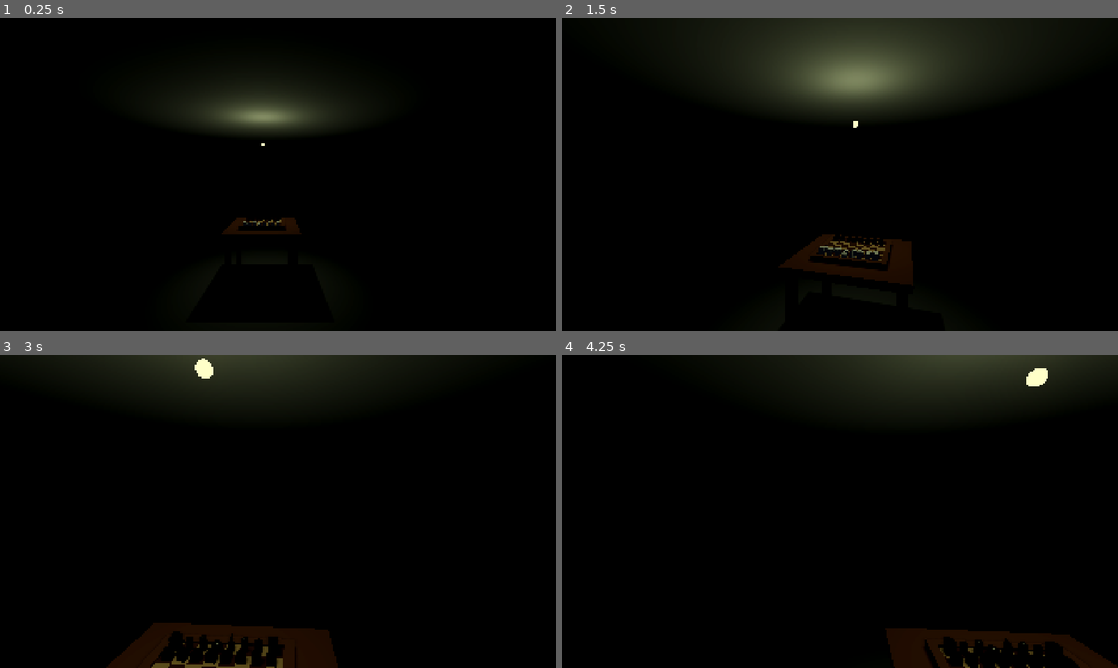
Above: before the commit, frames 1-4 (two rows, left to right).
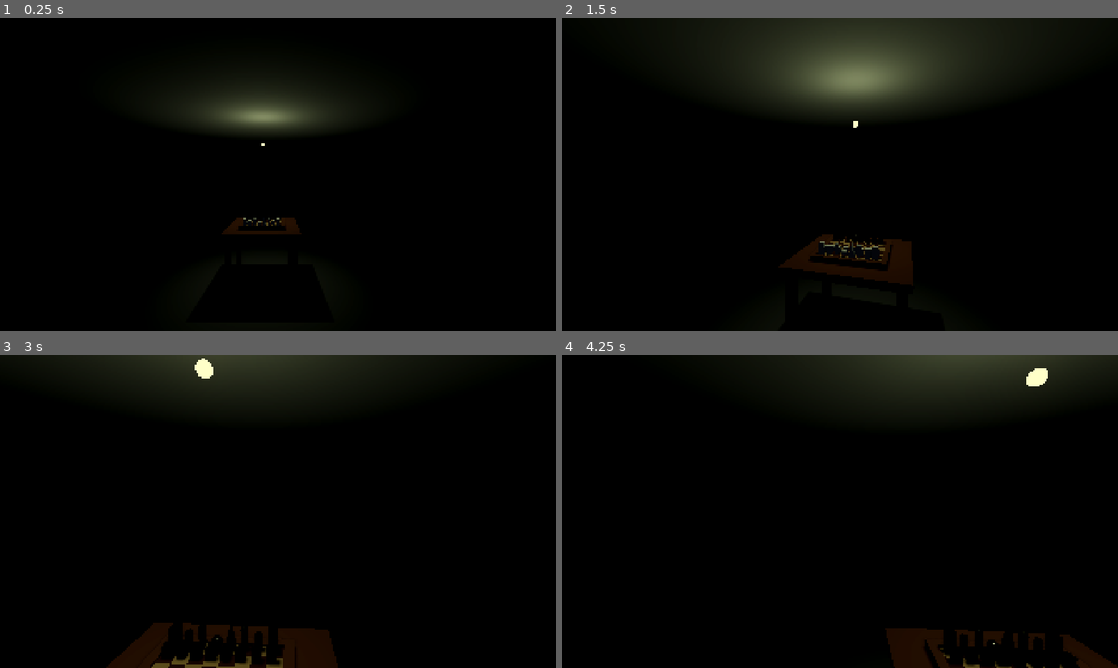
Above: after the commit, the same moments.

Repository: KarpX/zugzwang
Game: Godot game, scene res://scenes/room.tscn
Two runs of this game, one before a commit and one after it. Both use one fixed random seed, a clock stepped at 60 frames per second and the inputs below.
Inputs (mouse positions are in pixels of both pictures, inside the frame that each line leads up to):
- Up to frame 1 (0.25 s): no input
- Up to frame 2 (1.5 s): tap Enter at 0.5 s; move the mouse to (867, 174) at 0.52 s; hold E (Interact) 0.53-1.28 s; hold W (Forward) from 0.53 s (still down); click (867, 174) at 0.67 s; move the mouse to (812, 174) at 1.27 s; tap E (Interact) at 1.35 s
- Up to frame 3 (3 s): keep holding W (Forward); move the mouse to (289, 505) at 2.02 s; hold E (Interact) 2.03-2.78 s; tap Space at 2.75 s; move the mouse to (272, 517) at 2.77 s; tap E (Interact) at 2.85 s; click (272, 517) at 2.92 s
- Up to frame 4 (4.25 s): move the mouse to (1006, 558) at 3.52 s; release W (Forward) at 3.53 s; hold A (Left) from 3.53 s (still down); hold E (Interact) from 3.53 s (still down)

The runs differ from the first frame. In frame 1, less than 0.1% of the frame differs, in the area x 43-51%, y 63-67%; in frame 2, 0.2%; in frame 3, 0.5%; in frame 4, 0.6%, in the area x 68-93%, y 87-100%.

Commit message:
feat: fix chess choose and add door

Diff:
--- a/scenes/room.tscn
+++ b/scenes/room.tscn
@@ -2,6 +2,7 @@
 
 [ext_resource type="ArrayMesh" uid="uid://vby8rcdeokm4" path="res://assets/obj/wall.obj" id="1_ffxv4"]
 [ext_resource type="ArrayMesh" uid="uid://dvckkxtjwhf5y" path="res://assets/obj/floor.obj" id="2_85yof"]
+[ext_resource type="ArrayMesh" uid="uid://bu2hmu1ispov0" path="res://assets/obj/door.obj" id="2_qvc4m"]
 [ext_resource type="Script" uid="uid://civp1exok25hc" path="res://scenes/player.gd" id="3_85yof"]
 [ext_resource type="ArrayMesh" uid="uid://bx4h6i2qwxn85" path="res://assets/obj/table.obj" id="4_14vil"]
 [ext_resource type="AudioStream" uid="uid://cgaxltonkbg6" path="res://assets/sounds/steps.ogg" id="4_jn645"]
@@ -86,6 +87,10 @@
 transform = Transform3D(1, 0, 0, 0, 1, 0, 0, 0, 1, 15.895996, 6.2578735, 40.293243)
 shape = SubResource("BoxShape3D_x5vg1")
 
+[node name="Door" type="MeshInstance3D" parent="walls" unique_id=1853457929]
+transform = Transform3D(0.8, 0, 0, 0, 0.8, 0, 0, 0, 0.8, 16, 0, 0)
+mesh = ExtResource("2_qvc4m")
+
 [node name="floor2" type="MeshInstance3D" parent="." unique_id=96282830]
 transform = Transform3D(5, 0, 0, 0, 1, 0, 0, 0, 6.5, 16, 12.502992, 20)
 mesh = ExtResource("2_85yof")
@@ -147,6 +152,7 @@
 
 [node name="ChessBoard" parent="TableStatic/Table" unique_id=21915507 groups=["chess_board"] instance=ExtResource("5_board")]
 transform = Transform3D(-0.7, 0, -6.119594e-08, 0, 0.7, 0, 6.119594e-08, 0, -0.7, -1.8481598, 5.6, -1.751934)
+black_move_duration = 2.5
 
 [node name="CollisionShape3D" type="CollisionShape3D" parent="TableStatic" unique_id=1298941691]
 transform = Transform3D(1, 0, 0, 0, 1, 0, 0, 0, 1, 16.009525, 2.201233, 20.009485)
--- a/scripts/chess/chess_board_view.gd
+++ b/scripts/chess/chess_board_view.gd
@@ -12,7 +12,18 @@
 const ORIGIN_Z: float = -0.473
 const STEP_X: float = 0.5724
 const STEP_Z: float = -0.5844
-const SURFACE_Y: float = 0.43
+
+@export_group("Параметры доски и высоты")
+## Высота основания фигур над доской (поверхность доски bord.obj = 0.40)
+@export_range(0.0, 1.5, 0.005) var surface_y: float = 0.405
+
+@export_group("Скорость перемещения фигур")
+## Длительность хода игрока (белые фигуры), секунды
+@export_range(0.1, 2.0, 0.05) var white_move_duration: float = 0.4
+## Длительность хода войны (черные фигуры, медленное зловещее скольжение со скрежетом)
+@export_range(0.5, 4.0, 0.1) var black_move_duration: float = 1.6
+## Задержка перед ходом ИИ черных, секунды
+@export_range(0.1, 3.0, 0.1) var ai_turn_delay: float = 0.8
 
 # Узел камеры для вида над доской
 @onready var camera_point: Marker3D = $CameraPoint
@@ -133,7 +144,7 @@
 func cell_to_local_pos(cell: Vector2i) -> Vector3:
 	var x: float = ORIGIN_X + float(cell.x) * STEP_X
 	var z: float = ORIGIN_Z + float(cell.y) * STEP_Z
-	return Vector3(x, SURFACE_Y, z)
+	return Vector3(x, surface_y, z)
 
 ## Преобразование локальной точки пересечения в клетку доски
 func local_pos_to_cell(pos: Vector3) -> Vector2i:
@@ -163,13 +174,12 @@
 
 func _spawn_piece_at(pos: Vector2i, p_type: String, is_white: bool) -> ChessPiece3D:
 	var piece_node = ChessPiece3DScript.new()
-	pieces_container.add_child(piece_node)
-
 	var mesh: Mesh = meshes.get(p_type, meshes["pawn"])
 	var mat: Material = white_mat if is_white else black_mat
-	piece_node.setup(p_type, is_white, pos, mesh, mat)
+	piece_node.setup(p_type, is_white, pos, mesh, mat, surface_y)
 
 	piece_node.position = cell_to_local_pos(pos)
+	pieces_container.add_child(piece_node)
 	piece_nodes[pos] = piece_node
 	return piece_node
 
@@ -199,7 +209,7 @@
 	var ray_normal = camera.project_ray_normal(mouse_pos)
 
 	# Плоскость поверхности доски в мировых координатах
-	var board_global_y: float = global_transform.origin.y + (SURFACE_Y * global_transform.basis.y.y)
+	var board_global_y: float = global_transform.origin.y + (surface_y * global_transform.basis.y.y)
 	if abs(ray_normal.y) < 0.0001:
 		return
 
@@ -283,12 +293,12 @@
 
 	var tile = MeshInstance3D.new()
 	var quad = BoxMesh.new()
-	quad.size = Vector3(size, 0.02, size)
+	quad.size = Vector3(size, 0.005, size)
 	tile.mesh = quad
 	tile.material_override = mat
 
 	var pos: Vector3 = cell_to_local_pos(cell)
-	pos.y += 0.015 # Чуть выше поверхности доски
+	pos.y += 0.003 # Тонкий маркер на поверхности доски
 	tile.position = pos
 	highlights_container.add_child(tile)
 
@@ -324,11 +334,11 @@
 		if bus:
 			bus.piece_captured.emit(move_res["captured_piece"], move_res["captured_is_white"])
 
-	# Перемещение 3D-ноды
+	# Перемещение 3D-ноды (ход игрока белыми — дуговой перенос)
 	piece_nodes.erase(from_pos)
 	piece_nodes[to_pos] = piece_node
 	piece_node.board_pos = to_pos
-	piece_node.animate_to(to_global(cell_to_local_pos(to_pos)))
+	piece_node.animate_to(to_global(cell_to_local_pos(to_pos)), white_move_duration, false)
 
 	if bus:
 		bus.piece_moved.emit(from_pos, to_pos)
@@ -339,29 +349,32 @@
 			bus.game_over.emit(logic.winner)
 		return
 
-	# Ход ИИ (Черные) с атмосферной задержкой
+	# Ход ИИ (Черные) с атмосферной задержкой после завершения хода белых
 	is_ai_thinking = true
-	var timer = get_tree().create_timer(0.7)
+	var timer = get_tree().create_timer(white_move_duration + ai_turn_delay)
 	timer.timeout.connect(_execute_ai_turn)
 
 ## Ход ИИ войны
 func _execute_ai_turn() -> void:
-	is_ai_thinking = false
 	if logic.is_game_over or not is_inside_tree():
+		is_ai_thinking = false
 		return
 
 	var ai_move = logic.get_best_ai_move()
 	if ai_move.is_empty():
+		is_ai_thinking = false
 		return
 
 	var from_pos: Vector2i = ai_move["from"]
 	var to_pos: Vector2i = ai_move["to"]
 	var piece_node = piece_nodes.get(from_pos)
 	if not piece_node:
+		is_ai_thinking = false
 		return
 
 	var move_res = logic.make_move(from_pos, to_pos)
 	if not move_res["success"]:
+		is_ai_thinking = false
 		return
 
 	var bus = _get_event_bus()
@@ -369,21 +382,26 @@
 	if move_res["captured"]:
 		var victim_node = piece_nodes.get(to_pos)
 		if victim_node:
-			victim_node.animate_capture()
+			victim_node.animate_capture(black_move_duration * 0.5)
 			piece_nodes.erase(to_pos)
 
 		if bus:
 			bus.piece_captured.emit(move_res["captured_piece"], move_res["captured_is_white"])
 
-	# Перемещение черной фигуры
+	# Медленное скольжение черной фигуры строго по доске (для звука скрежета)
 	piece_nodes.erase(from_pos)
 	piece_nodes[to_pos] = piece_node
 	piece_node.board_pos = to_pos
-	piece_node.animate_to(to_global(cell_to_local_pos(to_pos)))
+	piece_node.animate_to(to_global(cell_to_local_pos(to_pos)), black_move_duration, true)
 
 	if bus:
 		bus.piece_moved.emit(from_pos, to_pos)
 
-	if move_res["is_checkmate"]:
-		if bus:
-			bus.game_over.emit(logic.winner)
+	# Разрешаем ход игроку только после того, как черная фигура закончит медленное скольжение
+	var finish_timer = get_tree().create_timer(black_move_duration)
+	finish_timer.timeout.connect(func():
+		is_ai_thinking = false
+		if move_res["is_checkmate"]:
+			if bus:
+				bus.game_over.emit(logic.winner)
+	)
--- a/scripts/chess/chess_piece_3d.gd
+++ b/scripts/chess/chess_piece_3d.gd
@@ -8,19 +8,26 @@
 @export var is_white: bool = true
 @export var board_pos: Vector2i = Vector2i.ZERO
 
+## Высота основания фигуры на доске (плоскость стола)
+@export var base_y: float = 0.405
+## Высота приподнимания фигуры при клике игрока
+@export var hover_height: float = 0.22
+
 var mesh_instance: MeshInstance3D = null
 var _move_tween: Tween = null
-var _base_y: float = 0.0
+var _hover_tween: Tween = null
 var _is_selected: bool = false
 
 func _ready() -> void:
-	_base_y = position.y
+	if position.y != 0.0:
+		base_y = position.y
 
-## Инициализация фигуры
-func setup(type: String, white: bool, pos: Vector2i, piece_mesh: Mesh, piece_mat: Material) -> void:
+## Инициализация фигуры и выравнивание основания меша по нулевой плоскости
+func setup(type: String, white: bool, pos: Vector2i, piece_mesh: Mesh, piece_mat: Material, surface_height: float = 0.405) -> void:
 	piece_type = type
 	is_white = white
 	board_pos = pos
+	base_y = surface_height
 
 	if mesh_instance == null:
 		mesh_instance = MeshInstance3D.new()
@@ -29,23 +36,39 @@
 	mesh_instance.mesh = piece_mesh
 	mesh_instance.material_override = piece_mat
 
-## Плавное перемещение фигуры по доске со скольжением
-func animate_to(target_world_pos: Vector3, duration: float = 0.35) -> void:
+	# Смещаем меш вверх, чтобы основание фигуры (низ) совпадало с локальным Y = 0
+	if piece_mesh:
+		var aabb: AABB = piece_mesh.get_aabb()
+		mesh_instance.position.y = -aabb.position.y
+
+## Плавное перемещение фигуры по доске
+## is_glide: если true, фигура не приподнимается, а монотонно "плывет" по доске (эффект скрежета черных)
+func animate_to(target_world_pos: Vector3, duration: float = 0.35, is_glide: bool = false) -> void:
 	if _move_tween and _move_tween.is_valid():
 		_move_tween.kill()
+	if _hover_tween and _hover_tween.is_valid():
+		_hover_tween.kill()
 
-	_move_tween = create_tween().set_trans(Tween.TRANS_QUAD).set_ease(Tween.EASE_OUT)
-	# Небольшое приподнимание в середине движения для реализма
-	var mid_pos: Vector3 = (global_position + target_world_pos) * 0.5
-	mid_pos.y += 0.08
+	_is_selected = false
 
-	_move_tween.tween_property(self, "global_position", mid_pos, duration * 0.4)
-	_move_tween.tween_property(self, "global_position", target_world_pos, duration * 0.6)
+	if is_glide:
+		# Зловещее скольжение черных фигур строго по поверхности стола
+		_move_tween = create_tween().set_trans(Tween.TRANS_SINE).set_ease(Tween.EASE_IN_OUT)
+		_move_tween.tween_property(self, "global_position", target_world_pos, duration)
+	else:
+		# Обычный ход человека (белые): дугообразный перенос фигуры
+		_move_tween = create_tween().set_trans(Tween.TRANS_QUAD).set_ease(Tween.EASE_OUT)
+		var mid_pos: Vector3 = (global_position + target_world_pos) * 0.5
+		mid_pos.y += 0.12
+		_move_tween.tween_property(self, "global_position", mid_pos, duration * 0.45)
+		_move_tween.tween_property(self, "global_position", target_world_pos, duration * 0.55)
 
 ## Анимация взятия фигуры (падение и растворение/уменьшение)
 func animate_capture(duration: float = 0.4) -> void:
 	if _move_tween and _move_tween.is_valid():
 		_move_tween.kill()
+	if _hover_tween and _hover_tween.is_valid():
+		_hover_tween.kill()
 
 	_move_tween = create_tween().set_parallel(true)
 	_move_tween.set_trans(Tween.TRANS_BACK).set_ease(Tween.EASE_IN)
@@ -57,12 +80,16 @@
 
 	_move_tween.chain().tween_callback(queue_free)
 
-## Визуальное выделение фигуры при клике игрока
+## Визуальное выделение фигуры при клике игрока:
+## Поднимается над доской при выборе и плавно опускается обратно на стол при снятии выбора
 func set_selected(selected: bool) -> void:
 	if _is_selected == selected:
 		return
 	_is_selected = selected
 
-	var hover_tween: Tween = create_tween().set_trans(Tween.TRANS_CUBIC).set_ease(Tween.EASE_OUT)
-	var target_y: float = _base_y + (0.18 if _is_selected else 0.0)
-	hover_tween.tween_property(self, "position:y", target_y, 0.15)
+	if _hover_tween and _hover_tween.is_valid():
+		_hover_tween.kill()
+
+	_hover_tween = create_tween().set_trans(Tween.TRANS_CUBIC).set_ease(Tween.EASE_OUT)
+	var target_y: float = base_y + (hover_height if _is_selected else 0.0)
+	_hover_tween.tween_property(self, "position:y", target_y, 0.18)
Not shown, added: assets/obj/door.mtl
Not shown, added: assets/obj/door.obj
Not shown, added: assets/obj/door.obj.import
Binary file added: assets/obj/door.png
Not shown, added: assets/obj/door.png.import
